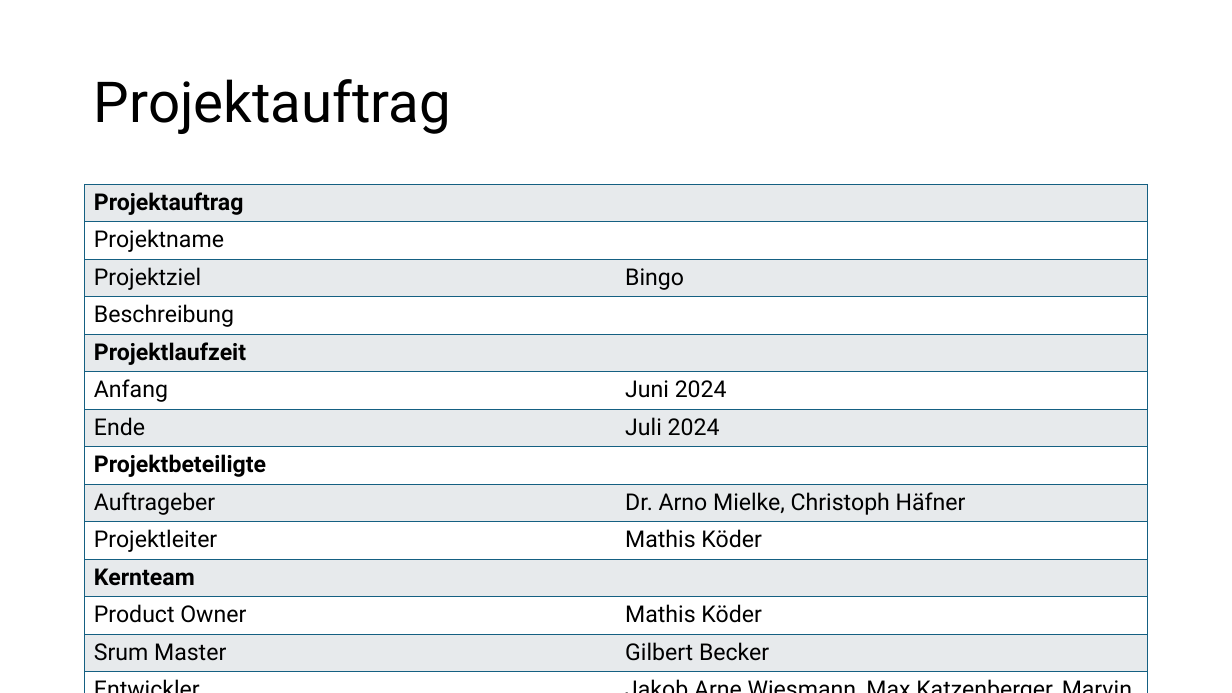
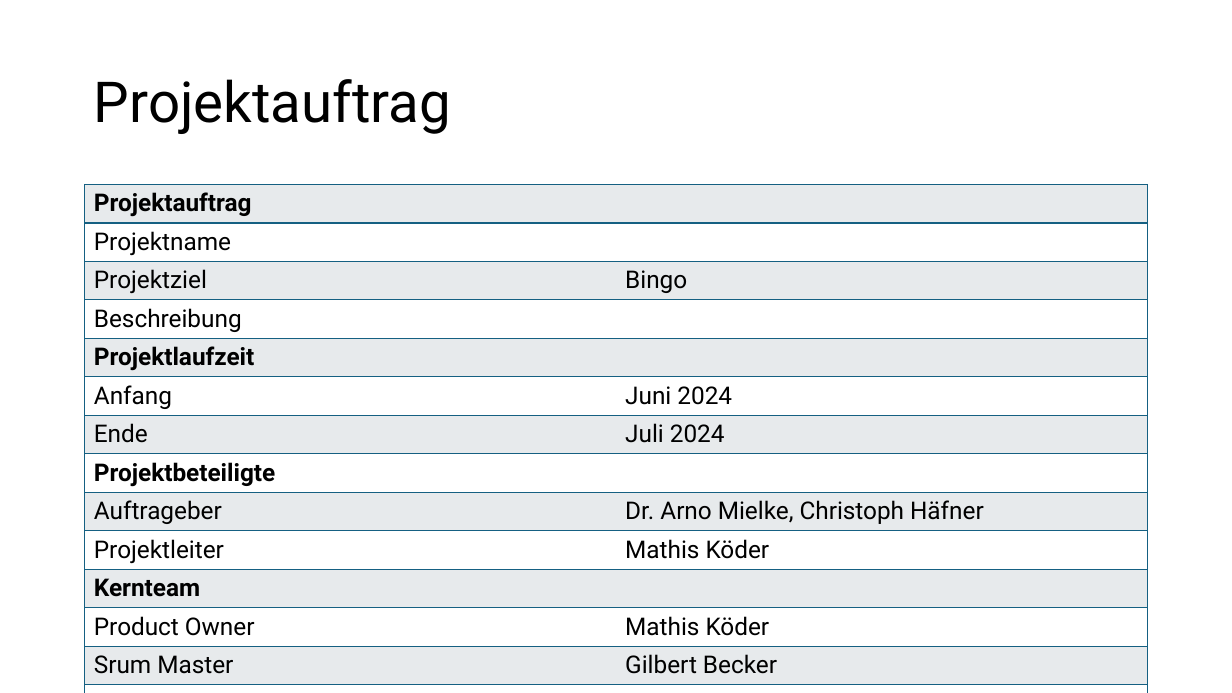
Before and after one commit to GilbertBckr/BullshitBingo, a slide deck: slide 2 of project_managment/Presentation.pptx. Drawn at 1232x693 pixels with LibreOffice and Linux fonts; fonts in the diff are those of the drawing. Boxes give left, top, right and bottom in pixels: in the first picture for what was removed or moved away, otherwise in the second. Text is boxed around its words. In the diff, an @@ line names an element or a change of style, - is before the commit and + after.

Commit message:
Projekt manangment

```diff
--- a/project_managment/Presentation.pptx
+++ b/project_managment/Presentation.pptx
@@ table at [85,185,1148,693] @@
@@ size 18 to 19 pt @@
```
Also in this commit, not shown: 3 other slides changed, 1 slide added, 2 other files.
